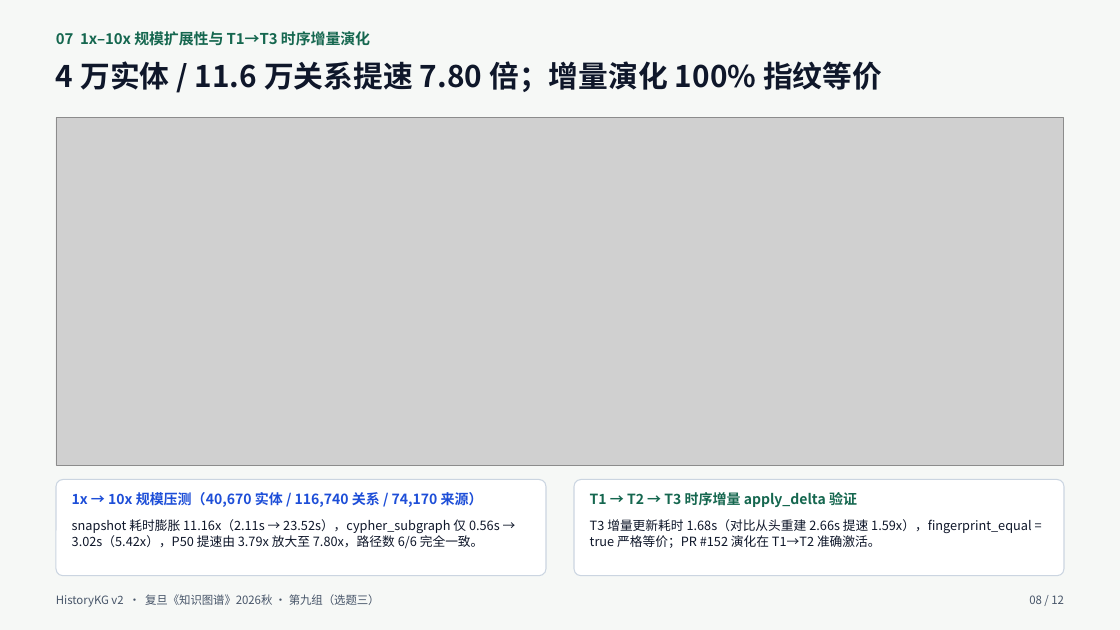
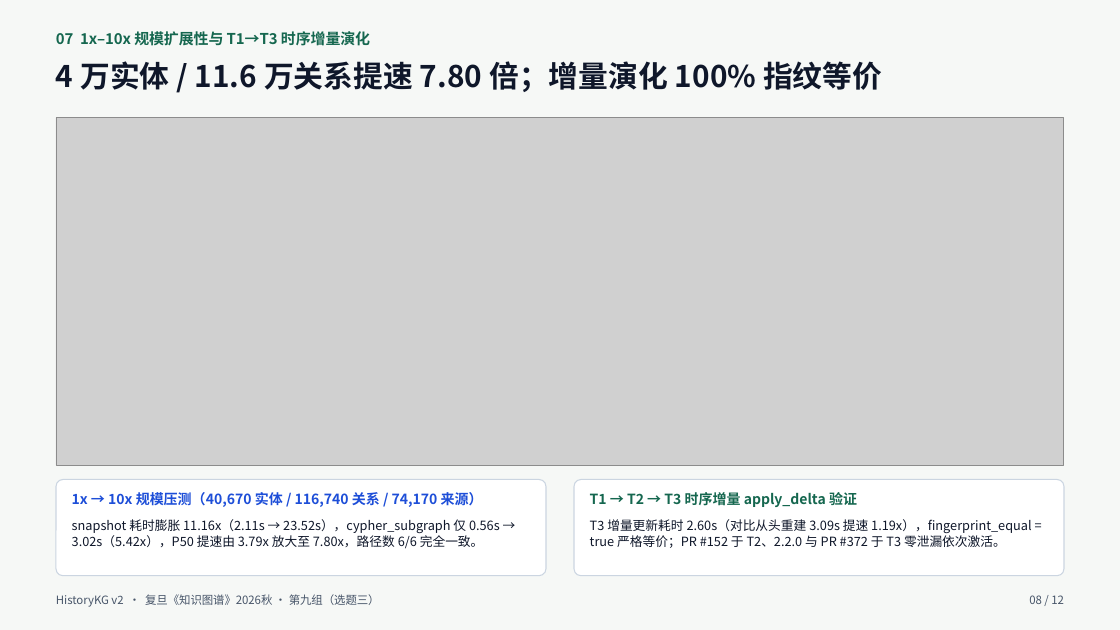
Before and after one commit to Charlie-Yong/relore-kg-archaeologist, a slide deck: slide 8 of demo/final/ItsDangerous-期末汇报.pptx. Drawn at 1120x630 pixels with LibreOffice and Linux fonts; fonts in the diff are those of the drawing; grey boxes stand for pictures. Boxes give left, top, right and bottom in pixels: in the first picture for what was removed or moved away, otherwise in the second. Text is boxed around its words. In the diff, an @@ line names an element or a change of style, - is before the commit and + after.

```diff
--- a/demo/final/ItsDangerous-期末汇报.pptx
+++ b/demo/final/ItsDangerous-期末汇报.pptx
@@ text at [590, 519, 1031, 548]: text changed @@
-T3 增量更新耗时 1.68s（对比从头重建 2.66s 提速 1.59x），fingerprint_equal = true 严格等价；PR #152 演化在 T1→T2 准确激活。
+T3 增量更新耗时 2.60s（对比从头重建 3.09s 提速 1.19x），fingerprint_equal = true 严格等价；PR #152 于 T2、2.2.0 与 PR #372 于 T3 零泄漏依次激活。
```
Also in this commit, not shown: 5 other slides changed, 33 other files.
